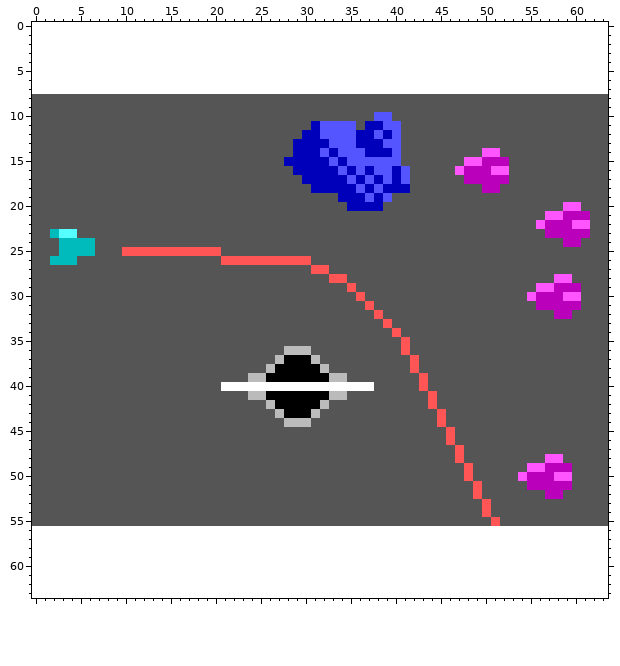
Two states of a pixel-art file, mockup.aseprite. Above: the version before the commit.
64x48 pixels, 1 frame. The old version is drawn lined up with the new one, on the new canvas.
The same view after the edit:
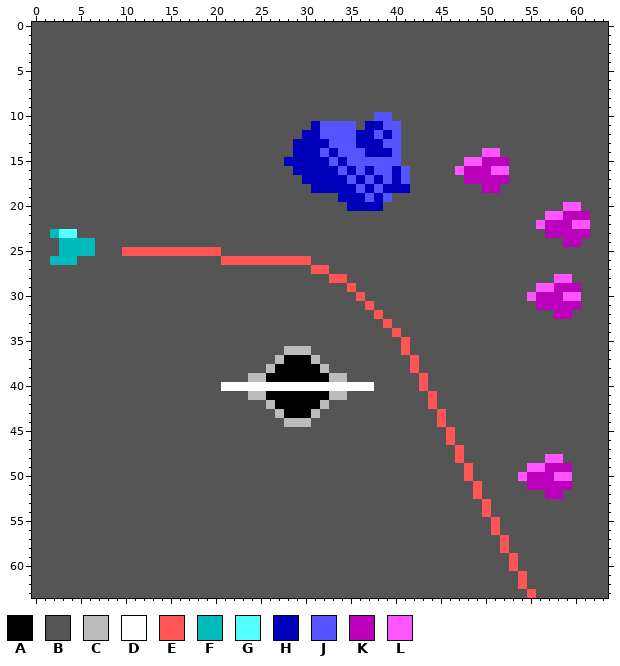
Palette (. is transparent): A #000000  B #555555  C #bbbbbb  D #ffffff  E #ff5555  F #00bbbb  G #55ffff  H #0000bb  J #5555ff  K #bb00bb  L #ff55ff
The edit:
canvas 64x48 -> 64x64, the old top-left corner now at 0,8
@@ x 0..63 @@
- 0 ................................................................
- 1 ................................................................
- 2 ................................................................
- 3 ................................................................
- 4 ................................................................
- 5 ................................................................
- 6 ................................................................
- 7 ................................................................
+ 0 BBBBBBBBBBBBBBBBBBBBBBBBBBBBBBBBBBBBBBBBBBBBBBBBBBBBBBBBBBBBBBBB
+ 1 BBBBBBBBBBBBBBBBBBBBBBBBBBBBBBBBBBBBBBBBBBBBBBBBBBBBBBBBBBBBBBBB
+ 2 BBBBBBBBBBBBBBBBBBBBBBBBBBBBBBBBBBBBBBBBBBBBBBBBBBBBBBBBBBBBBBBB
+ 3 BBBBBBBBBBBBBBBBBBBBBBBBBBBBBBBBBBBBBBBBBBBBBBBBBBBBBBBBBBBBBBBB
+ 4 BBBBBBBBBBBBBBBBBBBBBBBBBBBBBBBBBBBBBBBBBBBBBBBBBBBBBBBBBBBBBBBB
+ 5 BBBBBBBBBBBBBBBBBBBBBBBBBBBBBBBBBBBBBBBBBBBBBBBBBBBBBBBBBBBBBBBB
+ 6 BBBBBBBBBBBBBBBBBBBBBBBBBBBBBBBBBBBBBBBBBBBBBBBBBBBBBBBBBBBBBBBB
+ 7 BBBBBBBBBBBBBBBBBBBBBBBBBBBBBBBBBBBBBBBBBBBBBBBBBBBBBBBBBBBBBBBB
  8 BBBBBBBBBBBBBBBBBBBBBBBBBBBBBBBBBBBBBBBBBBBBBBBBBBBBBBBBBBBBBBBB
@@ x 0..63 @@
 55 BBBBBBBBBBBBBBBBBBBBBBBBBBBBBBBBBBBBBBBBBBBBBBBBBBBEBBBBBBBBBBBB
-56 ................................................................
-57 ................................................................
-58 ................................................................
-59 ................................................................
-60 ................................................................
-61 ................................................................
-62 ................................................................
-63 ................................................................
+56 BBBBBBBBBBBBBBBBBBBBBBBBBBBBBBBBBBBBBBBBBBBBBBBBBBBEBBBBBBBBBBBB
+57 BBBBBBBBBBBBBBBBBBBBBBBBBBBBBBBBBBBBBBBBBBBBBBBBBBBBEBBBBBBBBBBB
+58 BBBBBBBBBBBBBBBBBBBBBBBBBBBBBBBBBBBBBBBBBBBBBBBBBBBBEBBBBBBBBBBB
+59 BBBBBBBBBBBBBBBBBBBBBBBBBBBBBBBBBBBBBBBBBBBBBBBBBBBBBEBBBBBBBBBB
+60 BBBBBBBBBBBBBBBBBBBBBBBBBBBBBBBBBBBBBBBBBBBBBBBBBBBBBEBBBBBBBBBB
+61 BBBBBBBBBBBBBBBBBBBBBBBBBBBBBBBBBBBBBBBBBBBBBBBBBBBBBBEBBBBBBBBB
+62 BBBBBBBBBBBBBBBBBBBBBBBBBBBBBBBBBBBBBBBBBBBBBBBBBBBBBBEBBBBBBBBB
+63 BBBBBBBBBBBBBBBBBBBBBBBBBBBBBBBBBBBBBBBBBBBBBBBBBBBBBBBEBBBBBBBB
Boxes around the changes in both pictures, in picture pixels (x1, y1, x2, y2):
added: (32, 22, 608, 94)
added: (32, 526, 608, 598)
